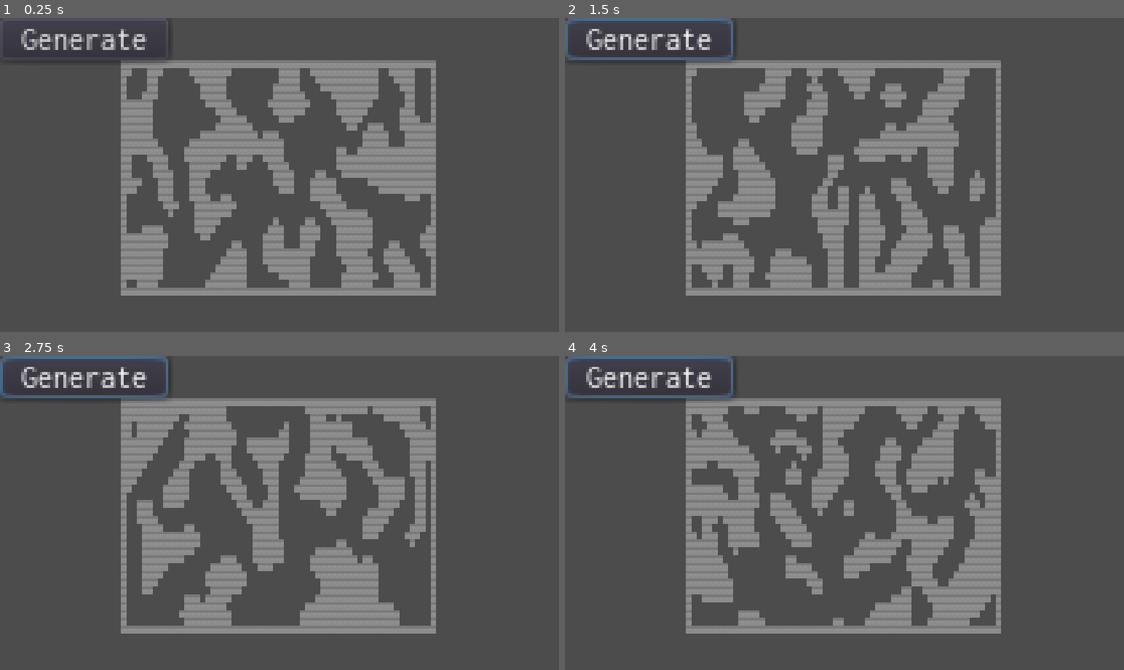
Above: before the commit, frames 1-4 (two rows, left to right).
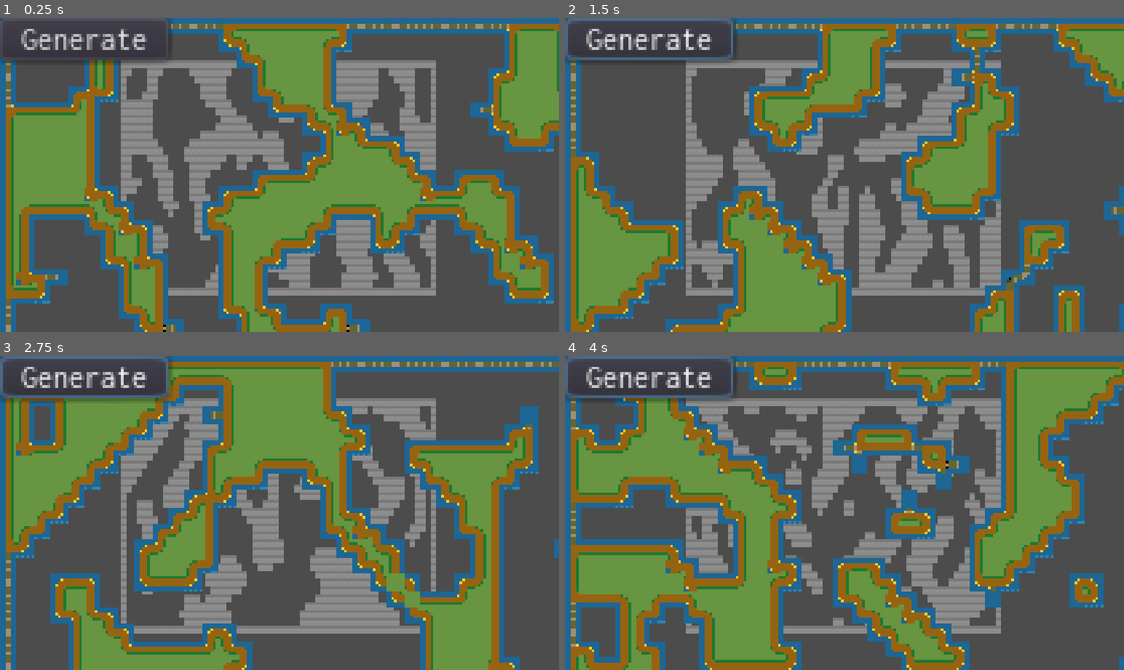
Above: after the commit, the same moments.

Repository: GammaGames/bloodmagic
Game: Godot game, scene res://scenes/CaveGeneration.tscn
The game is run twice, just before and just after one commit, with the same random seed, the same clock (stepped at 60 frames per second) and the same inputs. This scene is started directly instead of the project's main scene.
Inputs (mouse positions are in pixels of both pictures, inside the frame that each line leads up to):
- Up to frame 1 (0.25 s): no input
- Up to frame 2 (1.5 s): click "Generate" at 0.5 s; tap Enter at 1.25 s; move the mouse to (967, 159) at 1.27 s; hold Right (ui_right) from 1.28 s (still down); hold Space (key_use) from 1.28 s (still down); click (967, 159) at 1.42 s
- Up to frame 3 (2.75 s): move the mouse to (167, 528) at 2.02 s; release Right (ui_right) at 2.03 s; release Space (key_use) at 2.03 s; hold Down (ui_down) from 2.03 s (still down); tap Space (key_use) at 2.1 s
- Up to frame 4 (4 s): tap Enter at 2.75 s; move the mouse to (900, 443) at 2.77 s; release Down (ui_down) at 2.78 s; hold Right (ui_right) 2.78-3.53 s; hold Space (key_use) 2.78-3.53 s; move the mouse to (816, 575) at 3.52 s; hold Up (ui_up) from 3.53 s (still down); tap Space (key_use) at 3.6 s; click (816, 575) at 3.67 s

The runs differ from the first frame. In frame 1, 47% of the frame differs, in the area x 0-100%, y 0-100%; in frame 2, 39%; in frame 3, 48%; in frame 4, 51%.

Commit message:
add autotiling

Diff:
--- a/assets/scripts/engine/CaveGeneration.gd
+++ b/assets/scripts/engine/CaveGeneration.gd
@@ -24,7 +24,7 @@
 
 	close_map(map)
 	$Label.text = get_map_string(map)
-
+	set_tilemap(map)
 
 func generate(width, height):
 	var map = []
@@ -58,6 +58,14 @@
 				map[y][x] = space
 			else:
 				map[y][x] = wall
+
+func set_tilemap(map):
+	$TileMap.clear()
+	for y in range(map.size()):
+		for x in range(map[y].size()):
+			if map[y][x] == wall:
+				$TileMap.set_cell(x, y, 0)
+	$TileMap.update_bitmask_region(Vector2(0, 0), Vector2(map[0].size(), map.size()))
 
 func check_surrounding(x, y, ch, map):
 	var count = 0
--- a/scenes/CaveGeneration.tscn
+++ b/scenes/CaveGeneration.tscn
@@ -1,8 +1,9 @@
-[gd_scene load_steps=5 format=2]
+[gd_scene load_steps=6 format=2]
 
 [ext_resource path="res://assets/scripts/engine/CaveGeneration.gd" type="Script" id=1]
 [ext_resource path="res://assets/fonts/Inconsolata-Regular.tres" type="DynamicFont" id=2]
-[ext_resource path="res://assets/fonts/Inconsolata-Regular.ttf" type="DynamicFontData" id=3]
+[ext_resource path="res://assets/sprites/tilesets/isle47.tres" type="TileSet" id=3]
+[ext_resource path="res://assets/fonts/Inconsolata-Regular.ttf" type="DynamicFontData" id=4]
 
 [sub_resource type="DynamicFont" id=1]
 
@@ -69,7 +70,29 @@
 max_lines_visible = -1
 _sections_unfolded = [ "custom_fonts" ]
 
-[node name="Button" type="Button" parent="." index="1"]
+[node name="TileMap" type="TileMap" parent="." index="1"]
+
+scale = Vector2( 0.2, 0.2 )
+mode = 0
+tile_set = ExtResource( 3 )
+cell_size = Vector2( 32, 32 )
+cell_quadrant_size = 16
+cell_custom_transform = Transform2D( 1, 0, 0, 1, 0, 0 )
+cell_half_offset = 2
+cell_tile_origin = 0
+cell_y_sort = false
+cell_clip_uv = false
+collision_use_kinematic = false
+collision_friction = 1.0
+collision_bounce = 0.0
+collision_layer = 1
+collision_mask = 1
+occluder_light_mask = 1
+format = 1
+tile_data = PoolIntArray( 196611, 0, 0, 262147, 0, 0, 327682, 0, 0, 327687, 0, 1, 327688, 0, 196610, 327689, 0, 196611, 393217, 0, 1, 393218, 0, 131074, 393219, 0, 3, 393223, 0, 65536, 393226, 0, 0, 458753, 0, 65536, 458755, 0, 131073, 458756, 0, 3, 458759, 0, 65536, 458761, 0, 196609, 458762, 0, 65539, 524289, 0, 0, 524292, 0, 131073, 524293, 0, 196610, 524294, 0, 2, 524295, 0, 131074, 524296, 0, 196611, 524298, 0, 65536, 589827, 0, 0, 589830, 0, 0, 589834, 0, 0, 655362, 0, 196609, 655363, 0, 65539, 655369, 0, 0, 720899, 0, 0, 720905, 0, 0, 786436, 0, 196608, 786440, 0, 0, 851973, 0, 196609, 851974, 0, 196610, 851975, 0, 196610, 851976, 0, 131075 )
+_sections_unfolded = [ "Cell", "Transform" ]
+
+[node name="Button" type="Button" parent="." index="2"]
 
 anchor_left = 0.0
 anchor_top = 0.0
Not shown: 1 places in scenes/CaveGeneration.tscn that only renumber resources
